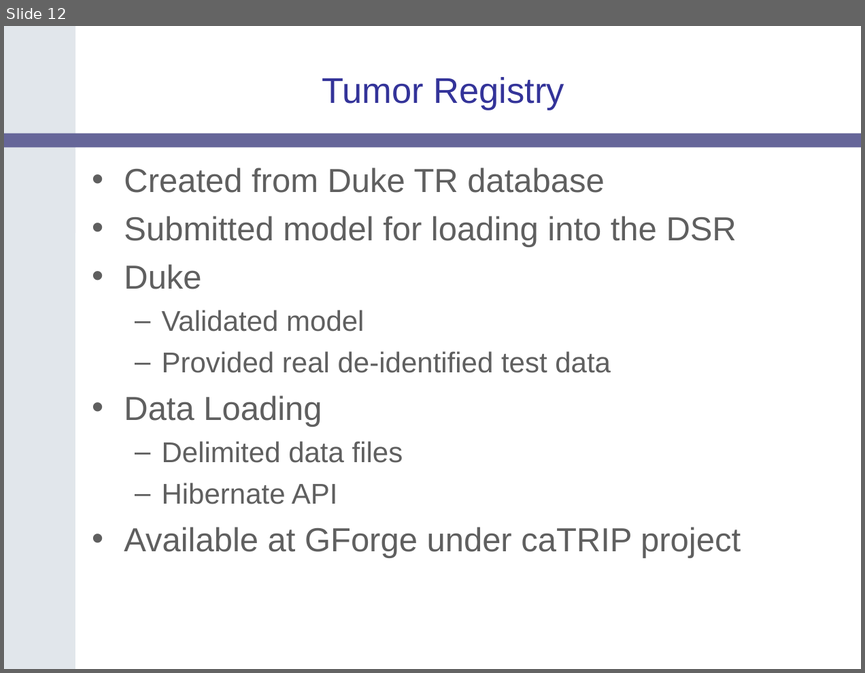
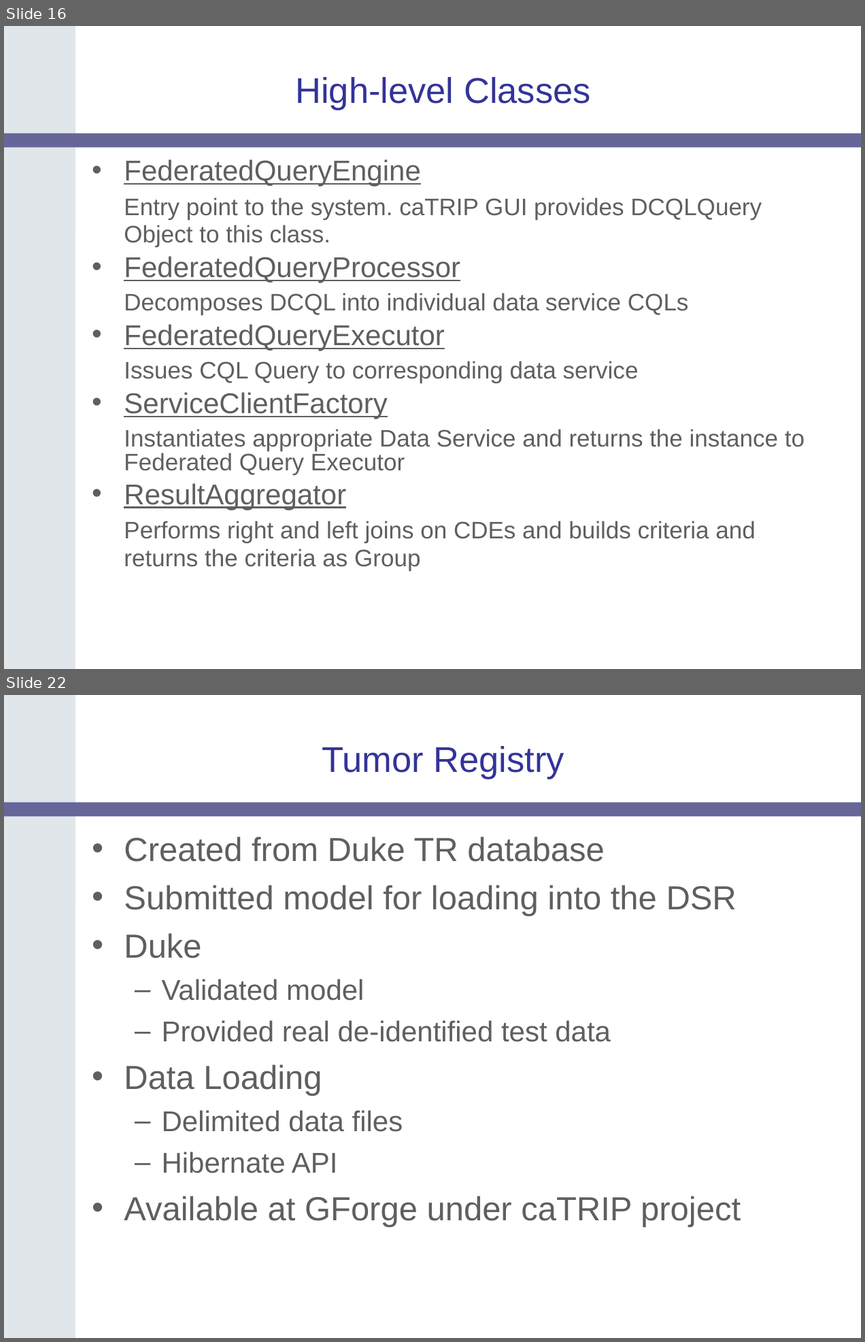
Before and after one commit to NCIP/catrip, a slide deck: catrip/documentation/presentations/catrip_beta_demo_2006_11_01/catrip_demo_2006_11_01.ppt. Shown one above the other, each under a label of ours: slide 12 before the commit, slides 16 and 22 after it; the slides between them are not shown. The pictures are 865x673 and 865x1342 pixels, drawn with LibreOffice and Linux fonts; fonts in the diff are those of the drawing; background and template pictures are left out. Boxes give left, top, right and bottom in pixels: in the first picture for what was removed or moved away, otherwise in the second. Text is boxed around its words. In the diff, an @@ line names an element or a change of style, - is before the commit and + after.

Commit message:
added caTRIP Architecture - Data Service and FQE/DCQL
SVN-Revision: 1098

```diff
--- a/catrip/documentation/presentations/catrip_beta_demo_2006_11_01/catrip_demo_2006_11_01.ppt
+++ b/catrip/documentation/presentations/catrip_beta_demo_2006_11_01/catrip_demo_2006_11_01.ppt
@@ slide 16 added at [4,26,861,669], background #FFFFFF; not listed: 2 template elements that a slide beside it also shows @@
@@ title added at [295,77,591,110], 30 pt, text #333399 @@
+High-level Classes
@@ text added at [124,159,804,571], 20 pt, text #5F5F5F @@
+• FederatedQueryEngine
+Entry point to the system. caTRIP GUI provides DCQLQuery Object to this class.
+• FederatedQueryProcessor
+Decomposes DCQL into individual data service CQLs
+• FederatedQueryExecutor
+Issues CQL Query to corresponding data service
+• ServiceClientFactory
+Instantiates appropriate Data Service and returns the instance to Federated Query Executor
+• ResultAggregator
+Performs right and left joins on CDEs and builds criteria and returns the criteria as Group
@@ what was slide 12 is now slide 22 @@
```
Also in this commit, not shown: 9 other slides added.
